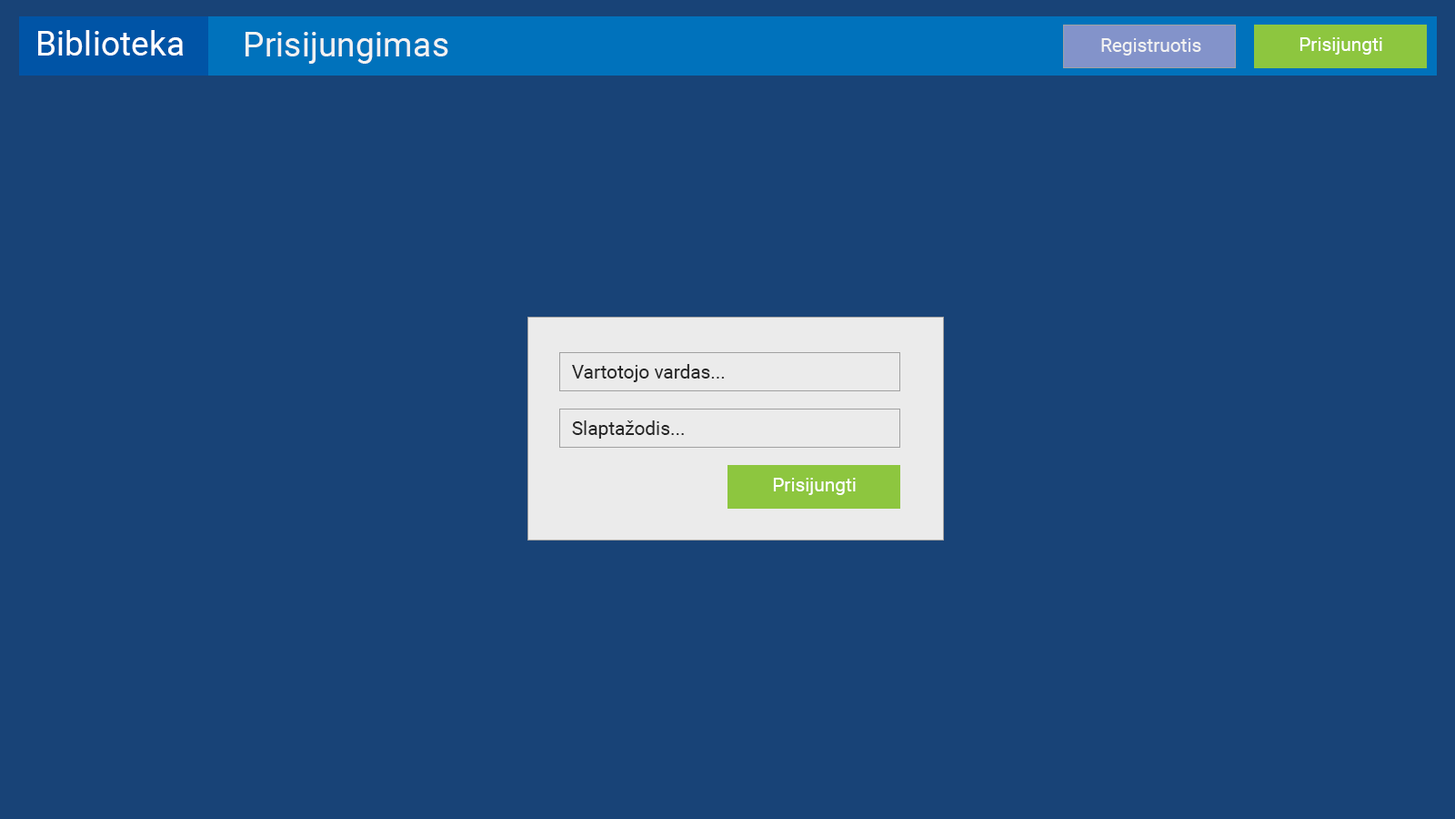
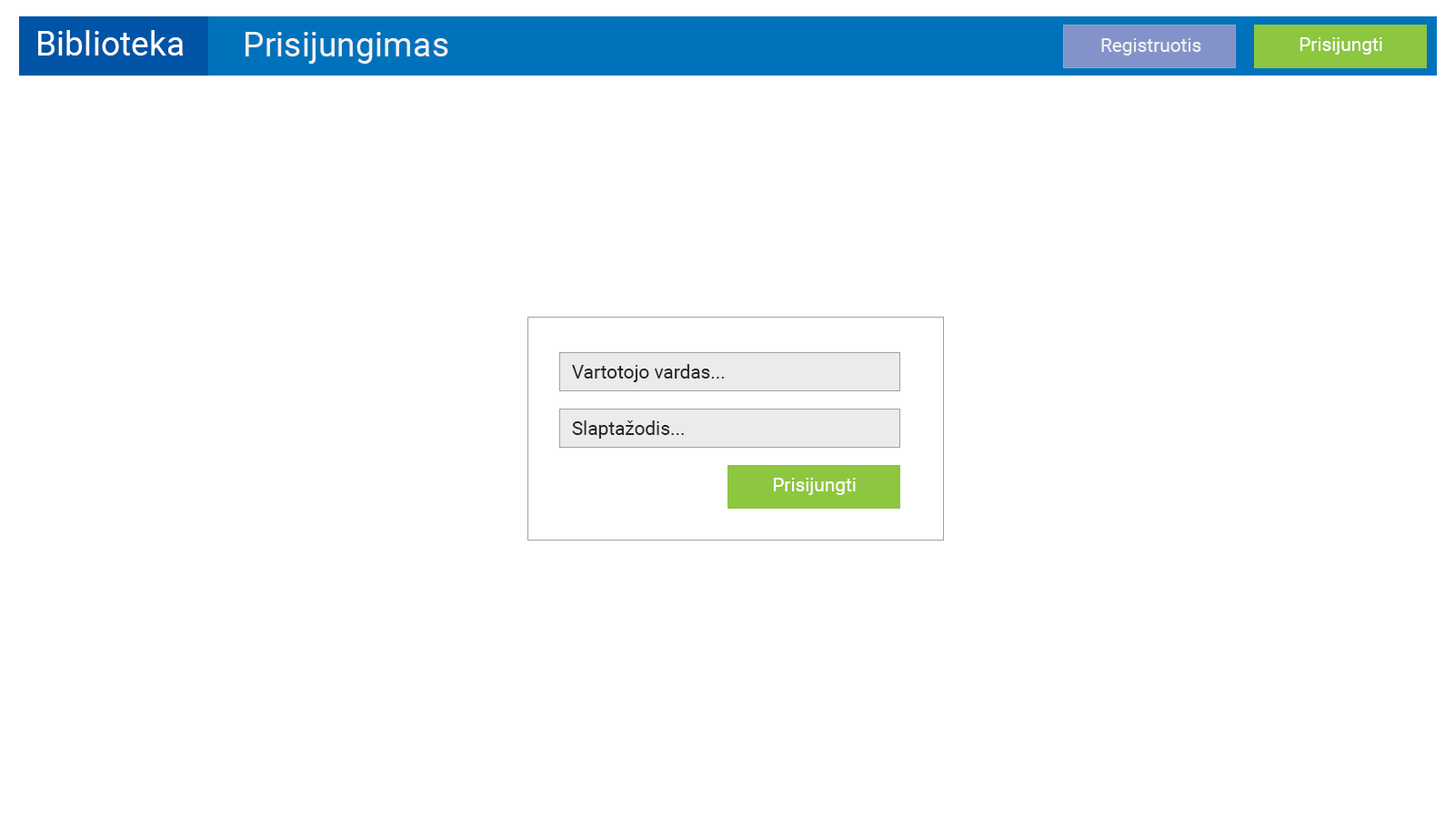
Revision of a layered (1455, 819) image; what changed, layer by layer:
painted on "Rectangle 21" over [528, 317, 944, 540]
renamed "Layer 1" to "Layer 2", painted on it over [0, 0, 1455, 819]
